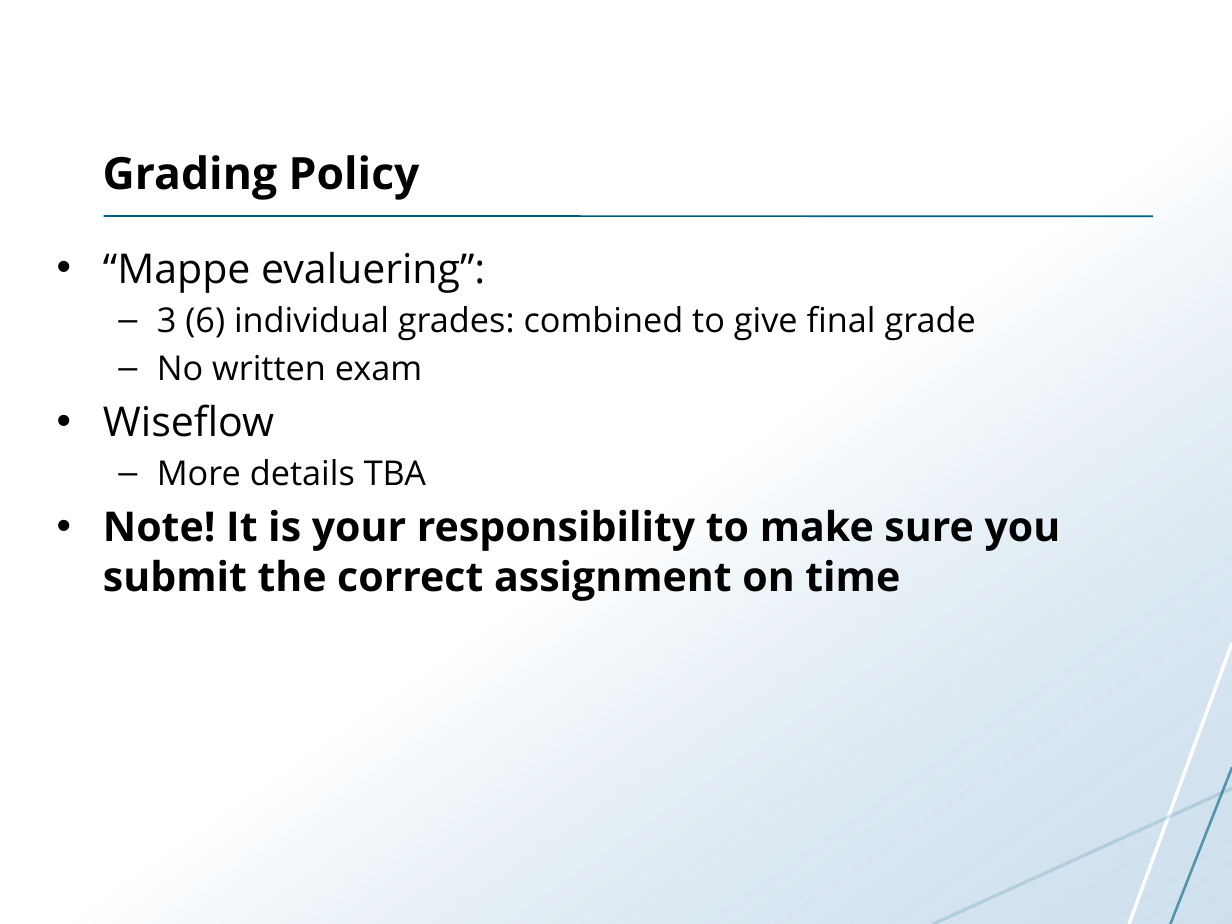
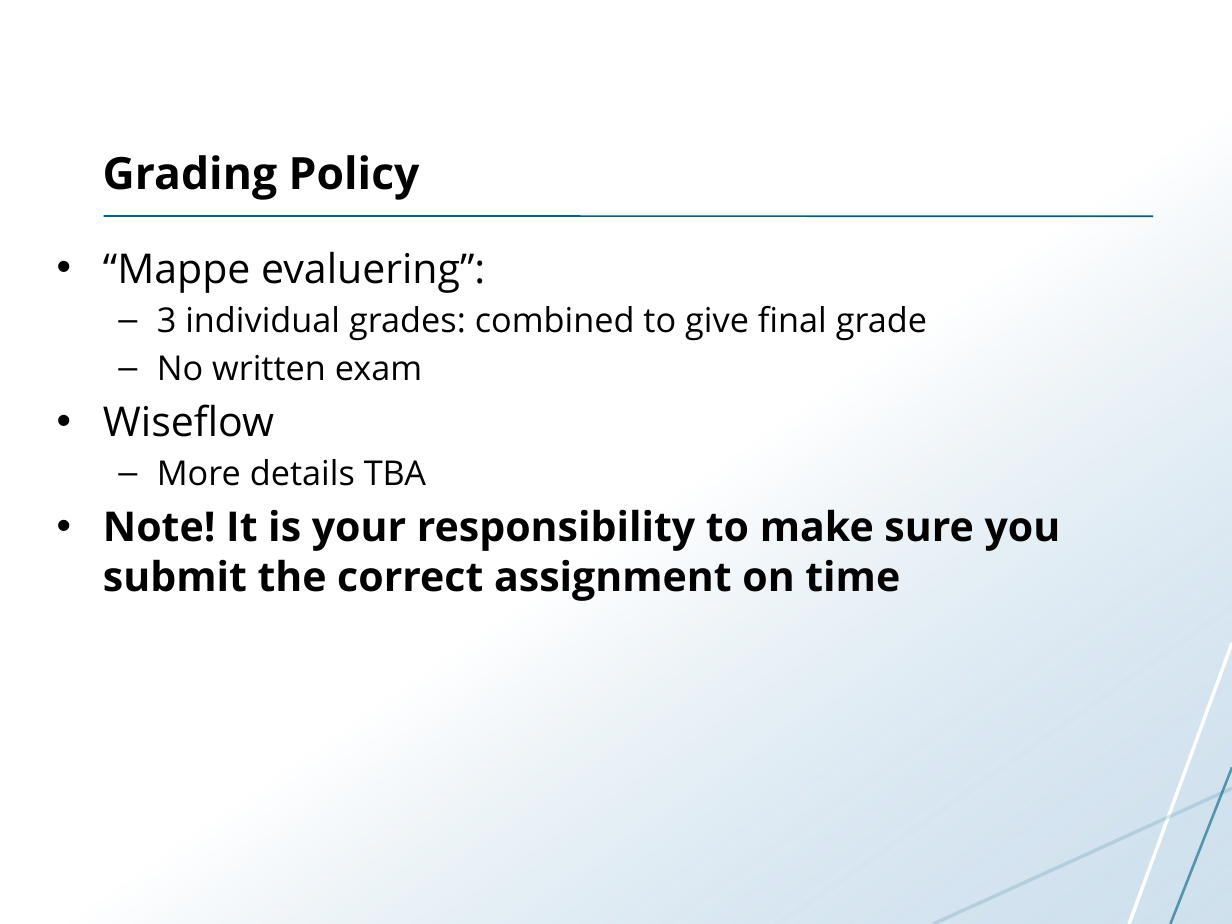
Before and after one commit to uit-inf-2201-s17/uit-inf-2201-s17.github.io, a slide deck: slide 24 of lectures/01-introduction.pptx. Drawn at 1232x924 pixels with LibreOffice and Linux fonts; fonts in the diff are those of the drawing. Boxes give left, top, right and bottom in pixels: in the first picture for what was removed or moved away, otherwise in the second. Text is boxed around its words. In the diff, an @@ line names an element or a change of style, - is before the commit and + after.

```diff
--- a/lectures/01-introduction.pptx
+++ b/lectures/01-introduction.pptx
@@ text at (157,305,927,341): text changed @@
-  – 3 (6) individual grades: combined to give final grade
+  – 3 individual grades: combined to give final grade
```
Also in this commit, not shown: 2 other slides changed, 1 slide added, 8 slides removed.
